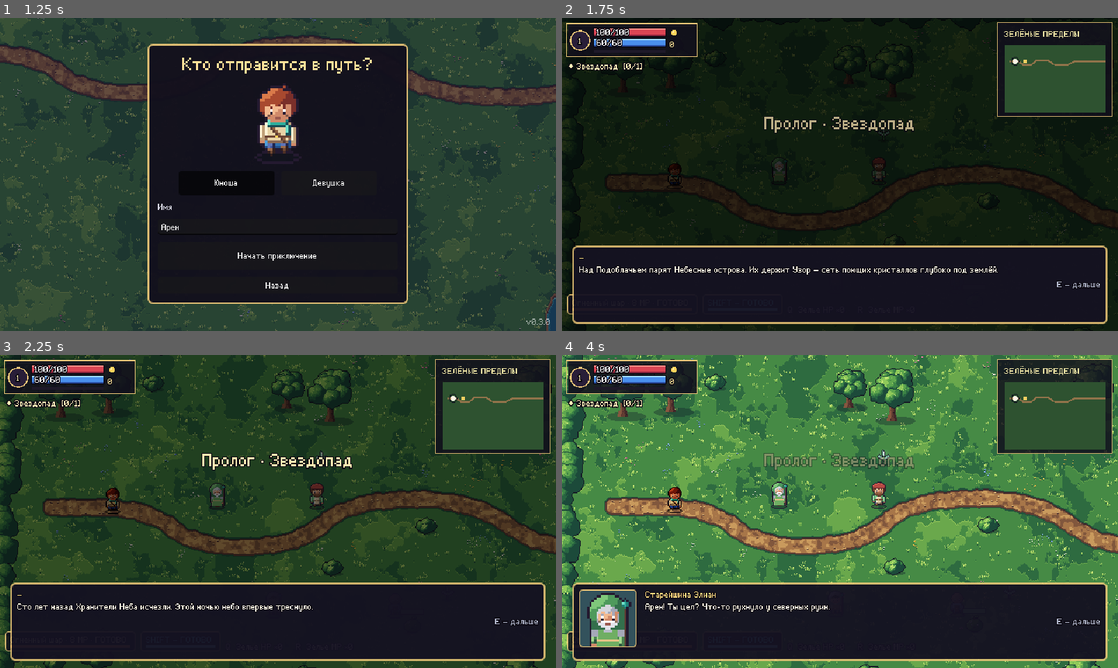
Above: before the commit, frames 1-4 (two rows, left to right).
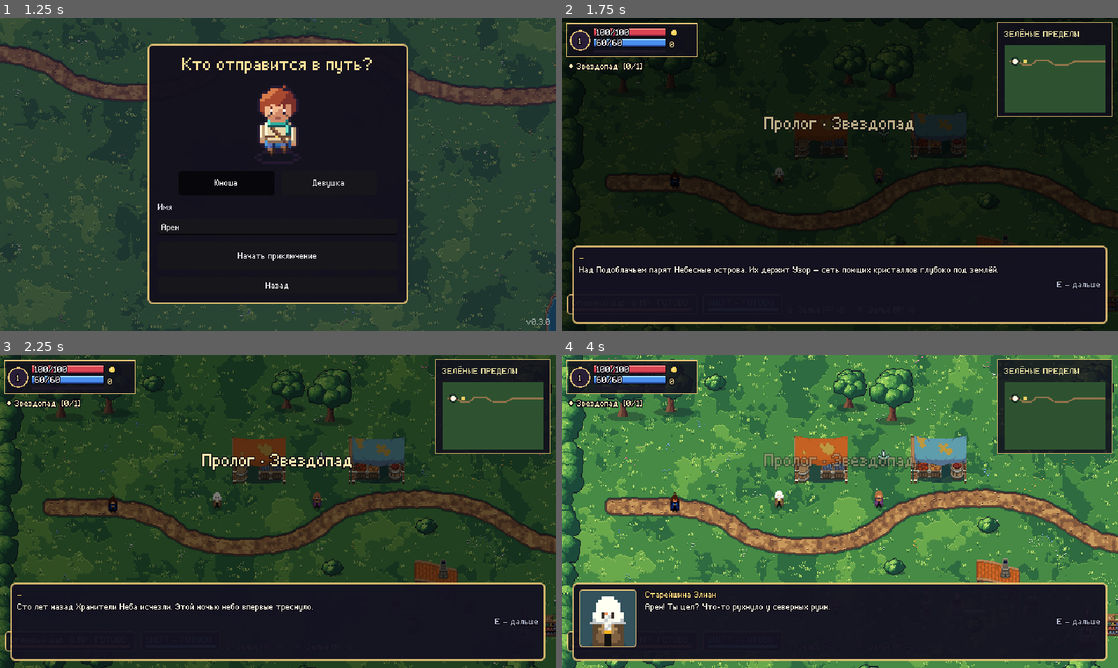
Above: after the commit, the same moments.

Repository: DoctorStrangeSH/Skyward-Tales
Game: Godot game, scene res://scenes/title_menu.tscn
Same seed, same stepped clock (60 frames per second), same inputs: the game is played once before the commit and once after it.
Inputs (mouse positions are in pixels of both pictures, inside the frame that each line leads up to):
- Up to frame 1 (1.25 s): click "Новая игра" at 0.5 s
- Up to frame 2 (1.75 s): click "Начать приключение" at 1.25 s
- Up to frame 3 (2.25 s): tap Enter at 2 s; move the mouse to (400, 495) at 2.02 s; hold D (move_right) from 2.03 s (still down); hold E (interact) from 2.03 s (still down); click (400, 495) at 2.17 s
- Up to frame 4 (4 s): tap Shift at 2.3, 2.85, 3.8 s; move the mouse to (728, 527) at 2.77 s; release D (move_right) at 2.78 s; release E (interact) at 2.78 s; hold S (move_down) 2.78-3.53 s; tap E (interact) at 3.05 s; move the mouse to (895, 442) at 3.52 s; press the mouse at (895, 442) at 3.53 s; hold D (move_right) from 3.53 s (still down)

Frame 1 is identical in both runs. In frame 2, 0.9% of the frame differs, in the area x 18-100%, y 30-94%; in frame 3, 3.5%; in frame 4, 5.1%, in the area x 4-100%, y 25-94%.

Commit message:
feat: purchased chibi sprite pack — heroine, male hero, Mira, villagers, decor
- assets/incoming: the owner's licensed pack (Legacy Red, Companion,
  Blacksmith, Herbalist, Potion Maker, Decorations), from the second branch
- tools/art/chibi.py: 5-row pack sheets -> 8-direction game sheets,
  male hero and every NPC recoloured/trimmed/bearded in the same style,
  portraits, decorations cut into world props
- DirectionalSprite: chibi sets with per-animation frame counts, idle
  loop, named one-shots (roll on dodge, charge on cast, hit, throw)
- Village: forge, stalls, wagon, racks; new alchemist Lira with a quest
- Vail boss in the pack style; tests/chibi_sprites.gd

Co-Authored-By: Claude Opus 5.5 <noreply@anthropic.com>
Claude-Session: https://claude.ai/code/session_01MWkFZACZUurbmFYoYvVtgm

Diff:
--- a/assets/art_manifest.json
+++ b/assets/art_manifest.json
@@ -745,6 +745,116 @@
    58
   ]
  },
+ "world/decor_armor_stand.png": {
+  "size": [
+   14,
+   33
+  ],
+  "origin": [
+   7,
+   31
+  ]
+ },
+ "world/decor_bookcase.png": {
+  "size": [
+   25,
+   30
+  ],
+  "origin": [
+   12,
+   28
+  ]
+ },
+ "world/decor_forge.png": {
+  "size": [
+   50,
+   60
+  ],
+  "origin": [
+   25,
+   58
+  ]
+ },
+ "world/decor_potion_table.png": {
+  "size": [
+   25,
+   36
+  ],
+  "origin": [
+   12,
+   34
+  ]
+ },
+ "world/decor_potted_plant.png": {
+  "size": [
+   10,
+   18
+  ],
+  "origin": [
+   5,
+   16
+  ]
+ },
+ "world/decor_stall_blue.png": {
+  "size": [
+   64,
+   55
+  ],
+  "origin": [
+   32,
+   53
+  ]
+ },
+ "world/decor_stall_orange.png": {
+  "size": [
+   62,
+   55
+  ],
+  "origin": [
+   31,
+   53
+  ]
+ },
+ "world/decor_stall_white.png": {
+  "size": [
+   66,
+   55
+  ],
+  "origin": [
+   33,
+   53
+  ]
+ },
+ "world/decor_wagon.png": {
+  "size": [
+   46,
+   49
+  ],
+  "origin": [
+   23,
+   47
+  ]
+ },
+ "world/decor_weapon_rack.png": {
+  "size": [
+   19,
+   21
+  ],
+  "origin": [
+   9,
+   19
+  ]
+ },
+ "world/decor_workbench.png": {
+  "size": [
+   30,
+   18
+  ],
+  "origin": [
+   15,
+   16
+  ]
+ },
  "world/greenreach_canopy.png": {
   "size": [
    1280,
--- a/data/dialogues.json
+++ b/data/dialogues.json
@@ -9,7 +9,9 @@
     "miner": "Дорн, рудокоп",
     "vail": "Вейл Безоблачный",
     "guardian_spirit": "Дух стража",
-    "archivist": "Ориэн, архивариус"
+    "archivist": "Ориэн, архивариус",
+    "alchemist": "Лира, алхимик",
+    "herbalist": "Ведана, травница"
   },
   "scenes": {
     "prologue": {
--- a/data/quest_givers.json
+++ b/data/quest_givers.json
@@ -25,5 +25,19 @@
         "done": "Король пал?! Топь теперь вздохнёт. Возьми — это лучшее, что у меня есть."
       }
     }
+  },
+  "alchemist": {
+    "speaker": "Лира, алхимик",
+    "quests": [
+      "lira_slime"
+    ],
+    "idle": "Колбы кипят, опыты идут. Заглядывай — скоро научу тебя варить зелья.",
+    "lines": {
+      "lira_slime": {
+        "offer": "О, путни{к|ца}! Мне до зарезу нужна слизь. Свежая. Три слизня — и я поделюсь зельями.",
+        "progress": "Слизни прячутся в траве у дороги. Три, не меньше!",
+        "done": "Идеально склизкая! Вот, держи — свежего розлива."
+      }
+    }
   }
 }
--- a/data/quests.json
+++ b/data/quests.json
@@ -340,5 +340,27 @@
         }
       ]
     }
+  },
+  {
+    "id": "lira_slime",
+    "title": "Слизь для опытов",
+    "description": "Лире нужна свежая слизь: одолейте трёх слизней в Зелёных Пределах.",
+    "target": 3,
+    "side": true,
+    "kill_kind": "slime",
+    "reward": {
+      "experience": 60,
+      "gold": 30,
+      "items": [
+        {
+          "id": "mana_potion",
+          "amount": 2
+        },
+        {
+          "id": "health_potion",
+          "amount": 1
+        }
+      ]
+    }
   }
 ]
--- a/data/regions.json
+++ b/data/regions.json
@@ -31,6 +31,12 @@
         "name": "Кузнец Борин",
         "position": [455, 330],
         "outfit_color": [0.42, 0.48, 0.58]
+      },
+      {
+        "id": "alchemist",
+        "name": "Лира",
+        "position": [604, 366],
+        "outfit_color": [0.4, 0.3, 0.6]
       }
     ],
     "resource_nodes": [
@@ -178,6 +184,38 @@
         {
           "kind": "ruins",
           "position": [966, 150]
+        },
+        {
+          "kind": "decor_forge",
+          "position": [502, 322]
+        },
+        {
+          "kind": "decor_armor_stand",
+          "position": [420, 328]
+        },
+        {
+          "kind": "decor_weapon_rack",
+          "position": [540, 326]
+        },
+        {
+          "kind": "decor_stall_orange",
+          "position": [298, 176]
+        },
+        {
+          "kind": "decor_stall_blue",
+          "position": [434, 176]
+        },
+        {
+          "kind": "decor_wagon",
+          "position": [140, 500]
+        },
+        {
+          "kind": "decor_bookcase",
+          "position": [632, 352]
+        },
+        {
+          "kind": "decor_potted_plant",
+          "position": [575, 360]
         }
       ],
       "blockers": [
@@ -188,6 +226,38 @@
         {
           "center": [966, 119],
           "size": [92, 58]
+        },
+        {
+          "center": [502, 315.0],
+          "size": [44, 14]
+        },
+        {
+          "center": [420, 324.0],
+          "size": [12, 8]
+        },
+        {
+          "center": [540, 322.0],
+          "size": [18, 8]
+        },
+        {
+          "center": [298, 170.0],
+          "size": [56, 12]
+        },
+        {
+          "center": [434, 170.0],
+          "size": [56, 12]
+        },
+        {
+          "center": [140, 493.0],
+          "size": [44, 14]
+        },
+        {
+          "center": [632, 348.0],
+          "size": [24, 8]
+        },
+        {
+          "center": [575, 357.0],
+          "size": [8, 6]
         }
       ],
       "bushes": [
--- a/scripts/companion.gd
+++ b/scripts/companion.gd
@@ -37,9 +37,10 @@
 	var moved := global_position - _last_position
 	_last_position = global_position
 	if visual != null:
-		if moved.length_squared() > 0.01:
+		var walking := moved.length_squared() > 0.01
+		if walking:
 			visual.set_direction_vector(moved)
-		visual.set_moving(true)
+		visual.set_moving(walking or visual.chibi_id.is_empty())
 	attack_ready_in = maxf(0.0, attack_ready_in - delta)
 	heal_ready_in = maxf(0.0, heal_ready_in - delta)
 	if get_tree().paused:
@@ -66,6 +67,9 @@
 
 func throw_vial(enemy: Node2D) -> void:
 	attack_ready_in = ATTACK_COOLDOWN
+	if visual != null:
+		visual.set_direction_vector(enemy.global_position - global_position)
+		visual.play_named("throw", 0.5)
 	var bolt := BOLT_SCENE.instantiate() as MagicBolt
 	bolt.speed = 210.0
 	bolt.setup(enemy.global_position - global_position, 6)
--- a/scripts/directional_sprite.gd
+++ b/scripts/directional_sprite.gd
@@ -17,6 +17,76 @@
 var _base_texture: Texture2D
 var _action_time_left: float = 0.0
 var _action_duration: float = 0.0
+var _action_frames: int = 0
+var _base_frames: int = 4
+
+## Chibi characters (assets/sprites/chibi, built by tools/art/chibi.py): named
+## animations with their own frame counts, an idle loop when standing still.
+const CHIBI_DIR := "res://assets/sprites/chibi/"
+static var _chibi_manifest: Dictionary = {}
+var chibi_id: String = ""
+var chibi_anims: Dictionary = {}
+var _walk_fps: float = 8.0
+var _idle_fps: float = 6.0
+var _showing_idle: bool = false
+
+static func chibi_entry(id: String) -> Dictionary:
+	if _chibi_manifest.is_empty():
+		var file := FileAccess.open(CHIBI_DIR + "manifest.json", FileAccess.READ)
+		if file != null:
+			var parsed: Variant = JSON.parse_string(file.get_as_text())
+			if parsed is Dictionary:
+				_chibi_manifest = parsed
+	var entry: Variant = _chibi_manifest.get(id, {})
+	return entry if entry is Dictionary else {}
+
+static func has_chibi(id: String) -> bool:
+	return not chibi_entry(id).is_empty()
+
+func _chibi_path(anim: String) -> String:
+	return CHIBI_DIR + chibi_id + "/" + anim + ".png"
+
+## Switches this sprite to a chibi character; false when there is none.
+## The sprite is offset so the character's feet stand on the node origin.
+func configure_chibi(id: String, fps: float = 10.0, visual_scale: float = 1.0) -> bool:
+	var entry := chibi_entry(id)
+	if entry.is_empty():
+		return false
+	chibi_id = id
+	chibi_anims = entry.get("anims", {})
+	_walk_fps = fps
+	var start := "walk" if chibi_anims.has("walk") else "idle"
+	configure(_chibi_path(start), int(chibi_anims[start]), 8, visual_scale, fps)
+	var cell: Array = entry.get("cell", [64, 64])
+	offset = Vector2(0.0, float(cell[1]) * 0.5 - float(entry.get("feet", cell[1])))
+	_showing_idle = start == "idle"
+	_show_idle(true)
+	return true
+
+func has_anim(anim: String) -> bool:
+	return chibi_anims.has(anim)
+
+## Plays a named chibi animation once; false when the character lacks it.
+func play_named(anim: String, duration: float) -> bool:
+	if not chibi_anims.has(anim):
+		return false
+	play_action(_chibi_path(anim), duration, int(chibi_anims[anim]))
+	return true
+
+func _show_idle(idle: bool) -> void:
+	if chibi_id.is_empty() or _action_time_left > 0.0:
+		return
+	var anim := "idle" if idle and chibi_anims.has("idle") else ("walk" if chibi_anims.has("walk") else "idle")
+	var want_idle := anim == "idle"
+	if want_idle == _showing_idle and texture != null:
+		return
+	_showing_idle = want_idle
+	texture = _get_texture(_chibi_path(anim))
+	frames_per_direction = int(chibi_anims[anim])
+	hframes = frames_per_direction
+	animation_fps = _idle_fps if want_idle else _walk_fps
+	animation_frame = 0
+	_apply_frame()
 
 ## Atlas textures are shared between all sprites that use the same file.
 static var _texture_cache: Dictionary = {}
@@ -41,6 +111,7 @@
 	direction_count = maxi(1, directions)
 	animation_fps = maxf(1.0, fps)
 	hframes = frames_per_direction
+	_base_frames = frames_per_direction
 	vframes = direction_count
 	scale = Vector2.ONE * visual_scale
 	texture_filter = CanvasItem.TEXTURE_FILTER_NEAREST
@@ -67,17 +138,24 @@
 		return
 	is_moving = value
 	_animation_clock = 0.0
+	if not chibi_id.is_empty():
+		_show_idle(not is_moving)
+		return
 	if not is_moving:
 		animation_frame = 0
 		_apply_frame()
 
-## Plays a one-shot action sheet (same 4x8 layout) over the walk cycle.
-func play_action(texture_path: String, duration: float) -> void:
+## Plays a one-shot action sheet over the walk cycle. frames < 0 means the
+## same frame count as the current sheet.
+func play_action(texture_path: String, duration: float, frames: int = -1) -> void:
 	var action := _get_texture(texture_path)
 	if action == null:
 		return
 	if _action_time_left <= 0.0:
 		_base_texture = texture
+		_base_frames = hframes
+	_action_frames = frames if frames > 0 else _base_frames
+	hframes = _action_frames
 	texture = action
 	_action_duration = maxf(0.01, duration)
 	_action_time_left = _action_duration
@@ -91,9 +169,11 @@
 		_action_time_left -= delta
 		if _action_time_left <= 0.0:
 			texture = _base_texture
+			hframes = _base_frames
 		_apply_frame()
 		return
-	if not is_moving or frames_per_direction <= 1:
+	var animating := is_moving or _showing_idle
+	if not animating or frames_per_direction <= 1:
 		return
 	_animation_clock += delta
 	var frame_duration := 1.0 / animation_fps
@@ -105,6 +185,6 @@
 func _apply_frame() -> void:
 	if _action_time_left > 0.0:
 		var progress := 1.0 - _action_time_left / _action_duration
-		frame = direction_index * frames_per_direction + mini(frames_per_direction - 1, int(progress * frames_per_direction))
+		frame = direction_index * _action_frames + mini(_action_frames - 1, int(progress * _action_frames))
 		return
 	frame = direction_index * frames_per_direction + animation_frame
--- a/scripts/hud.gd
+++ b/scripts/hud.gd
@@ -493,15 +493,18 @@
 	prompt_label.text = message
 
 ## Maps a speaker's name to an NPC sprite sheet for the portrait.
-const PORTRAITS := {"Элиан": "elder", "Мира": "cartographer", "Бран": "merchant", "Торен": "hunter", "Борин": "blacksmith", "Илара": "grove_warden", "Дорн": "miner", "Ориэн": "archivist", "Вейл": "vail", "Ведана": "herbalist"}
+const PORTRAITS := {"Элиан": "elder", "Мира": "cartographer", "Бран": "merchant", "Торен": "hunter", "Борин": "blacksmith", "Илара": "grove_warden", "Дорн": "miner", "Ориэн": "archivist", "Вейл": "vail", "Ведана": "herbalist", "Лира": "alchemist"}
 
 func _set_speaker(speaker: String) -> void:
 	dialogue_speaker_label.text = speaker
 	var portrait: Texture2D = null
 	for key in PORTRAITS:
 		if speaker.contains(key):
+			var face: Texture2D = WorldArt.texture("sprites/portraits/%s.png" % PORTRAITS[key]) if ResourceLoader.exists("res://assets/sprites/portraits/%s.png" % PORTRAITS[key]) else null
 			var sheet := WorldArt.texture("sprites/npcs/%s.png" % PORTRAITS[key])
-			if sheet != null:
+			if face != null:
+				portrait = face
+			elif sheet != null:
 				var atlas := AtlasTexture.new()
 				atlas.atlas = sheet
 				atlas.region = Rect2(4, 0, 24, 24)  # head and shoulders of the idle frame
@@ -514,7 +517,9 @@
 	var portrait: Texture2D = null
 	if not rel_path.is_empty():
 		var sheet := WorldArt.texture(rel_path)
-		if sheet != null:
+		if sheet != null and rel_path.begins_with("sprites/portraits/"):
+			portrait = sheet
+		elif sheet != null:
 			var atlas := AtlasTexture.new()
 			atlas.atlas = sheet
 			atlas.region = Rect2(4, 0, 24, 24)
--- a/scripts/npc.gd
+++ b/scripts/npc.gd
@@ -20,7 +20,13 @@
 func _ready() -> void:
 	add_to_group("interactables")
 	var sheet := "res://assets/sprites/npcs/%s.png" % npc_id
-	if not npc_id.is_empty() and ResourceLoader.exists(sheet):
+	if not npc_id.is_empty() and DIRECTIONAL_SPRITE_SCRIPT.has_chibi(npc_id):
+		visual = DIRECTIONAL_SPRITE_SCRIPT.new() as DirectionalSprite
+		visual.configure_chibi(npc_id, 9.0)
+		visual.set_direction_vector(Vector2.DOWN)
+		visual.set_moving(false)
+		add_child(visual)
+	elif not npc_id.is_empty() and ResourceLoader.exists(sheet):
 		visual = DIRECTIONAL_SPRITE_SCRIPT.new() as DirectionalSprite
 		visual.configure(sheet, 4, 8, 1.0, 2.5)
 		visual.offset = Vector2(0.0, -14.0)
--- a/scripts/player.gd
+++ b/scripts/player.gd
@@ -50,9 +50,7 @@
 	mana = max_mana
 	visual = DIRECTIONAL_SPRITE_SCRIPT.new() as DirectionalSprite
 	visual.name = "DirectionalVisual"
-	visual.configure(_walk_sheet(), 4, 8, 1.0, 8.0)
-	visual.offset = Vector2(0.0, -14.0)
-	visual.set_direction_vector(facing)
+	_apply_look()
 	Vfx.enable_flash(visual)
 	add_child(visual)
 
@@ -63,7 +61,8 @@
 	dodge_direction = input_direction.normalized() if input_direction.length_squared() > 0.01 else facing.normalized()
 	dodge_time_left = dodge_duration
 	dodge_cooldown_left = get_dodge_cooldown()
-	visual.modulate = Color(0.55, 0.94, 1.0, 0.72)
+	if not visual.play_named("roll", dodge_duration):
+		visual.modulate = Color(0.55, 0.94, 1.0, 0.72)
 	return true
 
 func _physics_process(_delta: float) -> void:
@@ -105,6 +104,19 @@
 var hero_name: String = "Арен"
 var hero_gender: String = "m"
 
+func _chibi_id() -> String:
+	return "hero_f" if hero_gender == "f" else "hero_m"
+
+## Pack chibi sprites when built (tools/art/chibi.py), else the drawn sheets.
+func _apply_look() -> void:
+	var keep := visual.direction_index
+	if not visual.configure_chibi(_chibi_id(), 10.0):
+		visual.chibi_id = ""
+		visual.configure(_walk_sheet(), 4, 8, 1.0, 8.0)
+		visual.offset = Vector2(0.0, -14.0)
+	visual.direction_index = keep
+	visual.set_direction_vector(facing)
+
 func _walk_sheet() -> String:
 	return HERO_F_SHEET if hero_gender == "f" else HERO_SHEET
 
@@ -117,17 +129,15 @@
 	hero_name = StoryText.hero_name
 	hero_gender = StoryText.hero_gender
 	if visual != null:
-		var keep := visual.direction_index
-		visual.configure(_walk_sheet(), 4, 8, 1.0, 8.0)
-		visual.direction_index = keep
-		visual.set_direction_vector(facing)
+		_apply_look()
 
 ## Turns the hero towards the target and plays the casting pose.
 func play_cast(direction: Vector2) -> void:
 	if direction.length_squared() > 0.01:
 		facing = direction.normalized()
 		visual.set_direction_vector(facing)
-	visual.play_action(_cast_sheet(), 0.32)
+	if not visual.play_named("cast", 0.32):
+		visual.play_action(_cast_sheet(), 0.32)
 
 func take_damage(amount: int) -> void:
 	if dodge_time_left > 0.0 or health <= 0:
@@ -136,6 +146,8 @@
 	health = maxi(0, health - maxi(1, amount - get_armor()))
 	if health < previous_health:
 		hurt.emit(previous_health - health)
+		if visual != null and not visual.is_playing_action():
+			visual.play_named("hit", 0.22)
 	if health <= 0 and has_skill("second_wind") and second_wind_ready_in <= 0.0:
 		# Wanderer's ultimate: survive the blow and recover.
 		health = 1 + int(max_health * 0.3)
--- a/scripts/story_scene.gd
+++ b/scripts/story_scene.gd
@@ -89,6 +89,9 @@
 	return str(speakers.get(speaker_id, speaker_id))
 
 func _portrait(speaker_id: String) -> String:
+	var face_id := ("hero_f" if StoryText.hero_gender == "f" else "hero_m") if speaker_id == "hero" else speaker_id
+	if not face_id.is_empty() and ResourceLoader.exists("res://assets/sprites/portraits/%s.png" % face_id):
+		return "sprites/portraits/%s.png" % face_id
 	if speaker_id == "hero":
 		return "sprites/characters/%s.png" % ("hero_f_8dir_walk" if StoryText.hero_gender == "f" else "hero_8dir_walk")
 	if speaker_id.is_empty():
--- a/scripts/vail_boss.gd
+++ b/scripts/vail_boss.gd
@@ -20,8 +20,10 @@
 	# GroveGuardian picks its own sheet in _ready; swap in Vail afterwards.
 	sprite_sheet = "res://assets/sprites/enemies/vail_8dir.png"
 	sprite_offset = Vector2(0.0, -14.0)
-	visual.configure(sprite_sheet, 4, 8, sprite_scale, 6.0)
-	visual.offset = sprite_offset
+	# Vail in the pack style when the chibi sheets are built.
+	if not visual.configure_chibi("vail", 8.0, 1.6):
+		visual.configure(sprite_sheet, 4, 8, sprite_scale, 6.0)
+		visual.offset = sprite_offset
 	home = global_position
 	elemental_multipliers = {"fire": 1.0, "ice": 1.0, "lightning": 1.0}
 	max_health = 420
--- a/scripts/world.gd
+++ b/scripts/world.gd
@@ -50,7 +50,9 @@
 		_add_sprite("%s_tree_%d.png" % [style, variant], pos + Vector2(0, 10))
 		_add_wall(pos + Vector2(0.0, 5.0), Vector2(10.0, 11.0))
 	for prop in terrain.get("props", []):
-		var file: String = PROP_TEXTURES.get(str(prop.get("kind", "")), "")
+		var kind := str(prop.get("kind", ""))
+		# "decor_*" props come from the purchased pack (tools/art/chibi.py).
+		var file: String = PROP_TEXTURES.get(kind, kind + ".png" if kind.begins_with("decor_") else "")
 		if not file.is_empty():
 			_add_sprite(file, _vec(prop.get("position")))
 	_add_decor_bushes(style)
--- /dev/null
+++ b/tests/chibi_sprites.gd
@@ -0,0 +1,57 @@
+extends SceneTree
+
+## Pack sprites (tools/art/chibi.py): both heroes, Mira and the villagers use
+## chibi sheets with their own frame counts; idle loops when standing, the
+## roll plays on dodge, the charge on cast, Mira throws her vials.
+
+func _initialize() -> void:
+	call_deferred("_run")
+
+func _fail(reason: String) -> void:
+	push_error("CHIBI TEST FAILED: " + reason)
+	quit(1)
+
+func _run() -> void:
+	for id in ["hero_f", "hero_m", "cartographer", "elder", "merchant", "hunter", "blacksmith", "miner", "grove_warden", "archivist", "vail", "herbalist", "alchemist"]:
+		if not DirectionalSprite.has_chibi(id):
+			return _fail("no chibi sheet for " + id)
+		if not ResourceLoader.exists("res://assets/sprites/portraits/%s.png" % id):
+			return _fail("no portrait for " + id)
+	var game: SkywardGame = load("res://scenes/main.tscn").instantiate()
+	root.add_child(game)
+	await process_frame
+	game.autosave_enabled = false
+	var hero := game.player
+	if hero.visual.chibi_id != "hero_m" or hero.visual.hframes != 6:
+		return _fail("the hero uses the chibi sheet")
+	if not hero.visual.texture.resource_path.ends_with("idle.png"):
+		return _fail("standing still plays the idle loop")
+	hero.set_identity("Арина", "f")
+	if hero.visual.chibi_id != "hero_f":
+		return _fail("the heroine uses Legacy Red")
+	hero.visual.set_moving(true)
+	if not hero.visual.texture.resource_path.ends_with("walk.png"):
+		return _fail("moving switches to the walk")
+	hero.start_dodge()
+	if not hero.visual.is_playing_action() or hero.visual.hframes != 10:
+		return _fail("dodging plays the 10-frame roll")
+	for _i in range(40):
+		await physics_frame
+	if hero.visual.is_playing_action() or hero.visual.hframes != 6:
+		return _fail("after the roll the walk/idle sheet is back")
+	hero.play_cast(Vector2.RIGHT)
+	if hero.visual.hframes != 5:
+		return _fail("casting plays the charge")
+	for node in game.get_children():
+		if node is WorldNpc and node.npc_id == "blacksmith":
+			if node.visual.chibi_id != "blacksmith" or node.visual.hframes != 8:
+				return _fail("Borin works at his anvil")
+	game.ensure_companion()
+	game.spawn_enemy("slime", game.companion.global_position + Vector2(60, 0))
+	game.companion.attack_ready_in = 0.0
+	await process_frame
+	await process_frame
+	if game.companion.visual.chibi_id != "cartographer" or game.companion.visual.hframes != 12:
+		return _fail("Mira throws a vial")
+	print("CHIBI OK: 13 characters with portraits, idle/walk, roll, cast, throw, NPC idles")
+	quit(0)
--- a/tests/region_layout_and_messages.gd
+++ b/tests/region_layout_and_messages.gd
@@ -26,7 +26,7 @@
 	await process_frame
 
 	# Greenreach layout from data.
-	if not _verify(_count(game, func(n: Node) -> bool: return n is WorldNpc) == 5, "greenreach has five NPCs"):
+	if not _verify(_count(game, func(n: Node) -> bool: return n is WorldNpc) == 6, "greenreach has six NPCs (with Lira the alchemist)"):
 		return
 	if not _verify(_count(game, func(n: Node) -> bool: return n is TreasureChest) == 3, "greenreach has three chests"):
 		return
Binary file added: assets/incoming/Blacksmith/Idle Checking.png
Not shown, added: assets/incoming/Blacksmith/Idle Checking.png.import
Binary file added: assets/incoming/Blacksmith/Idle Working.png
Not shown, added: assets/incoming/Blacksmith/Idle Working.png.import
Binary file added: assets/incoming/Companion/Block Idle.png
Not shown, added: assets/incoming/Companion/Block Idle.png.import
Binary file added: assets/incoming/Companion/Block Sheate.png
Not shown, added: assets/incoming/Companion/Block Sheate.png.import
Binary file added: assets/incoming/Companion/Block Unsheate.png
Not shown, added: assets/incoming/Companion/Block Unsheate.png.import
Binary file added: assets/incoming/Companion/Bow Base.png
Not shown, added: assets/incoming/Companion/Bow Base.png.import
(and 452 more such lines)
